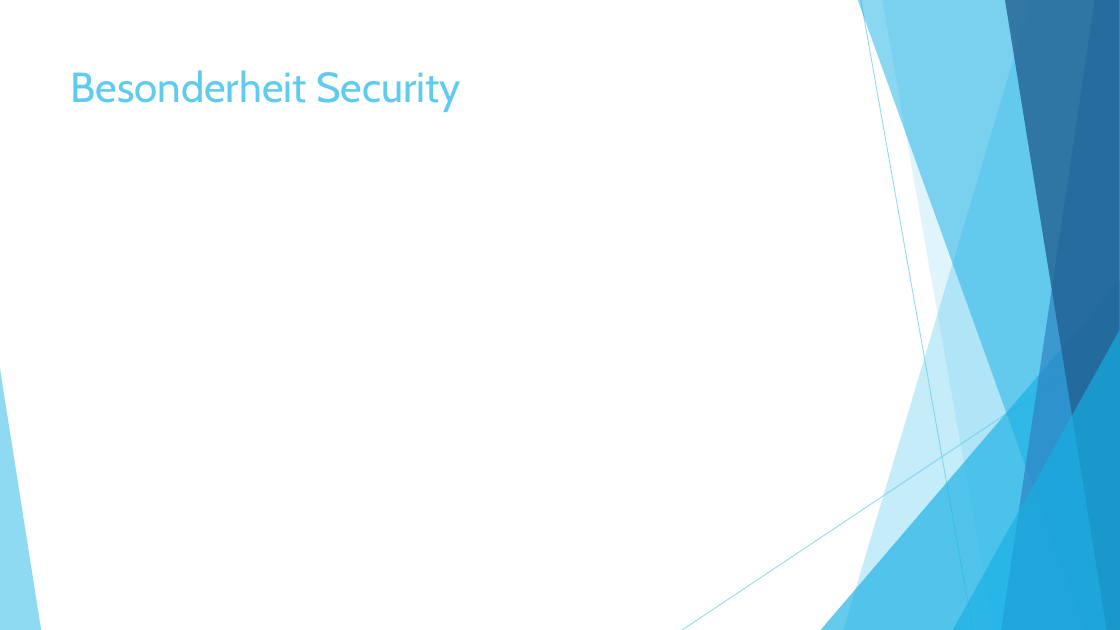
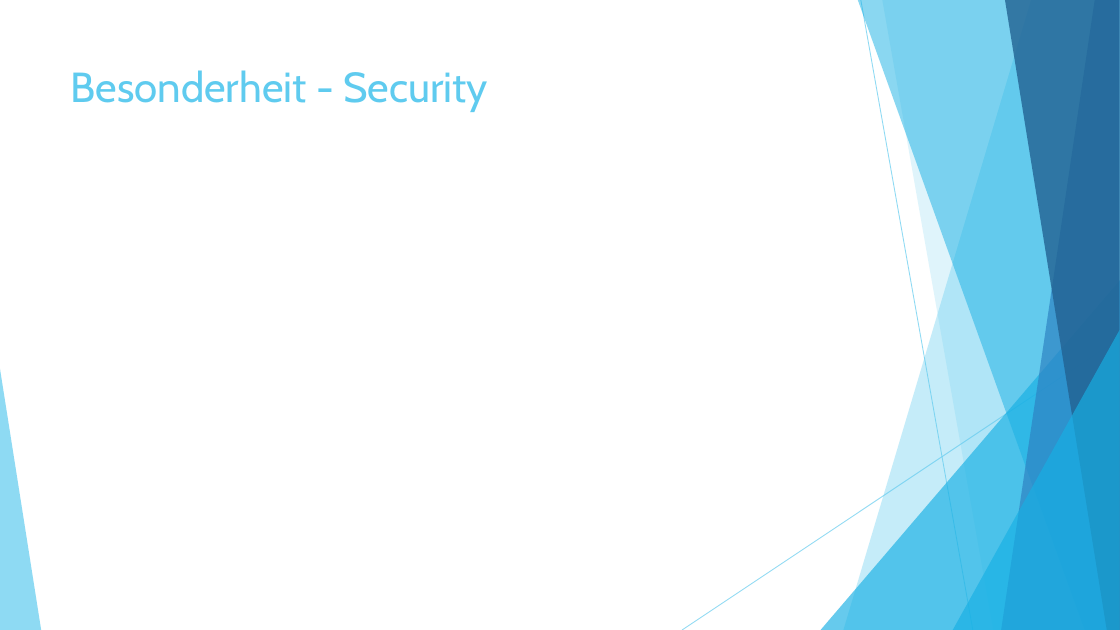
Before and after one commit to franzigeiger/unicorn, a slide deck: slide 5 of Dokumentation_DBS/Wahlinformationssystem.pptx (slide 6 before the commit). Drawn at 1120x630 pixels with LibreOffice and Linux fonts; fonts in the diff are those of the drawing. Boxes give left, top, right and bottom in pixels: in the first picture for what was removed or moved away, otherwise in the second. Text is boxed around its words. In the diff, an @@ line names an element or a change of style, - is before the commit and + after.

```diff
--- a/Dokumentation_DBS/Wahlinformationssystem.pptx
+++ b/Dokumentation_DBS/Wahlinformationssystem.pptx
@@ title at [71, 70, 488, 112]: text changed @@
-Besonderheit Security
+Besonderheit - Security
```
Also in this commit, not shown: 1 other slide changed, 1 other file.
